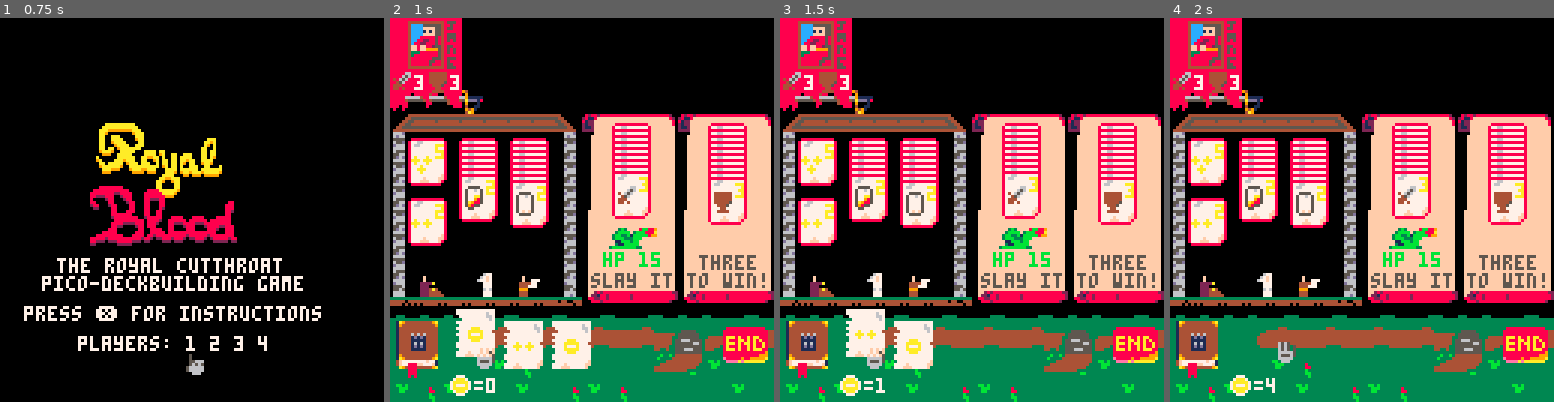
Above: before the commit, frames 1-4 (left to right).
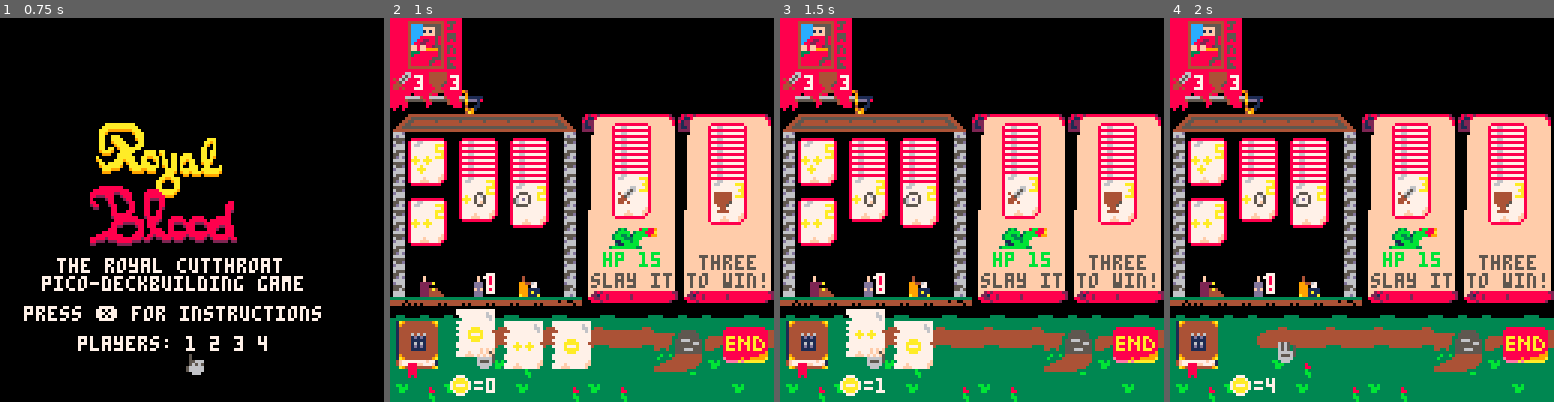
Above: after the commit, the same moments.

Repository: HingeAntoine/MedievalBuilder
Game: PICO-8 cartridge medievalbuilder.p8
Same seed, same stepped clock (60 frames per second), same inputs: the game is played once before the commit and once after it.
Inputs:
- Up to frame 1 (0.75 s): tap X (X key) at 0.33 s; tap O (Z key) at 0.7 s
- Up to frame 2 (1 s): no input
- Up to frame 3 (1.5 s): tap X (X key) at 1.07 s
- Up to frame 4 (2 s): hold Right from 1.6 s (still down); tap O (Z key) at 1.7 s; tap X (X key) at 1.85 s

Frame 1 is identical in both runs. In frame 2, 0.8% of the frame differs, in the area x 18-40%, y 43-73%; in frame 3, 0.8%; in frame 4, 0.8%.

Commit message:
Added peddler and medium

Diff:
--- a/medievalbuilder.p8
+++ b/medievalbuilder.p8
@@ -24,6 +24,8 @@
 resu_card=0
 
 hex_coin_val=0
+
+double_effect=false
 
 player_win=0
 start_screen=true
@@ -59,10 +61,6 @@
 --********************
 --*  job and quests  *
 --********************
-
---peddler
---the one of each
---next effect twice
 
 --job and quest constants
 job_banker=1
@@ -73,8 +71,8 @@
 quest_meep=6
 quest_grai=7
 quest_king=8
-job_witch =9
-job_psychi=10
+job_psychi=9
+job_peddler=10
 
 --card effects constants
 constcoin=0
@@ -86,6 +84,8 @@
 constdest=6
 constresu=7
 consthex =8
+constpredict=9
+constdouble=10
 constnill=99
 
 function init_jobs()
@@ -118,8 +118,8 @@
   	price=4,
   	inf=false},
  	low_card={
-  	card=create_card(42,{{constdraw,1}}),
-  	price=2,
+  	card=create_card(43,{{constdraw,2}}),
+  	price=3,
   	inf=false}
 	}
 
@@ -226,6 +226,40 @@
  	low_card={
   	card=create_card(0,{{constnil,0}}),
   	price=3,
+  	inf=false}
+	}
+
+	--todo
+	local medium={
+	 jobspr=15,
+ 	top_card={
+  	card=create_card(31,{{constpredict,1}}),
+  	price=6,
+  	inf=false},
+ 	med_card={
+  	card=create_card(31,{{constpredict,2}}),
+  	price=4,
+  	inf=false},
+ 	low_card={
+  	card=create_card(47,{{constpredict,1}}),
+  	price=2,
+  	inf=false}
+	}
+
+	--todo
+	local peddler={
+	 jobspr=57,
+ 	top_card={
+  	card=create_card(55,{{constdouble,1}}),
+  	price=6,
+  	inf=false},
+ 	med_card={
+  	card=create_card(39,{{constpredict,1},{constcoin,1},{constdraw,1}}),
+  	price=4,
+  	inf=false},
+ 	low_card={
+  	card=create_card(38,{{constcoin,1},{constdraw,1}}),
+  	price=2,
   	inf=false}
 	}
 
@@ -237,7 +271,9 @@
 	 dragon,
 	 soldiers,
 	 grail,
-	 king}
+	 king,
+	 medium,
+	 peddler}
 end
 
 jobs_drawn={}
@@ -344,14 +380,23 @@
 end
 
 function select_jobs()
+
+ --always select banker first
  jobs_drawn={job_banker}
+
+ -- then 2 at random in list
  local job_list={
   job_librar,
-  job_wizard,
-  job_priest
-  --[[job_witch,
+  --job_wizard,
+  job_priest,
   job_psychi,
-  job_mortic]]}
+  job_peddler}
+
+ if #players > 1 then
+  add(job_list, job_wizard)
+ end
+
+ -- 2 at random in this list
  local quest_list={
   quest_drag,
   quest_meep,
@@ -374,10 +419,16 @@
  for i=2,5 do
   create_stash(jobs_drawn[i],5+i)
  end
+
 end
 
 function play_card(c)
+
  foreach(c.effects,do_effect)
+ if double_effect then
+  foreach(c.effects,do_effect)
+  double_effect=false
+ end
 
  del(cards_hand,c)
  add(cards_played,c)
@@ -445,6 +496,8 @@
   curr_selected_player=1
   hex_coin_val=eff_param
   hex_select=true
+ elseif eff_type==constdouble then
+  double_effect=true
  end
 end
 
@@ -1098,14 +1151,14 @@
 0094000004000400033bbb80000000000000000065577f500a0057f50000a00005666660065556500577775057f557f5005775009990000018a8a8d000000000
 000000000000000033bbb38800000000000000003447773000000550000aaa000566666006666600057f7f50055005500057f500444000000111110000000000
 000000000000000000000000000000000000000003444443000000000000a0000006660000666000005555000000000000055000444000000000000000000000
-00000000000000004440444000555500000000000550055000067700000088800000000000000000000000000000000000060006000000000000000000000000
-0444444000000000445044500577675000000000576557650067f700000899a806565000000000000000066000000000406040600003b300008bb88900000000
-0444444044404440040004000577775005500550598559850677f700000a00080656505000000000000065600006000604000400003bbbb03bbb888a00000000
-0444444044404440444044400577aa5057655765585558500007770080800008065650500000000004065600406040604040404003bb33b1bbbbb89900000000
-0444445044504450004440000577985059855985055765000007770098900889066666500000000000456000040004000000060003bbb333bbb0000000000000
-00444500040004000044500005a988505850585000598500000676008a80899006555650000000000444000040404040004060000011bbb3bb00000000000000
-00044000444044400004000005985500050005000058500000077700a0a88888066666000000000004404000000000000004000000311bbbbb00000000000000
-00444400000000000044400000550000000000000005000000077700000aaaaa00666000000000000000000000000000004040003bbbbbbbb330000000000000
+00000000000000004440444000555500000000000550055000067700000088800000000000007770000000000000000000060006000000000000000000000000
+0444444000000000445044500577675000000000576557650067f700000899a8065650000f0778700000066000000000406040600003b300008bb88900000000
+0444444044404440040004000577775005500550598559850677f700000a0008065650500f007870000065600006000604000400003bbbb03bbb888a00000000
+0444444044404440444044400577aa505765576558555850000777008080000806565050ddd0787004065600406040604040404003bb33b1bbbbb89900000000
+044444504450445000444000057798505985598505576500000777009890088906666650ddd0777000456000040004000000060003bbb333bbb0000000000000
+00444500040004000044500005a988505850585000598500000676008a80899006555650fdf078700444000040404040004060000011bbb3bb00000000000000
+00044000444044400004000005985500050005000058500000077700a0a8888806666600ddd0777004404000000000000004000000311bbbbb00000000000000
+00444400000000000044400000550000000000000005000000077700000aaaaa00666000ddd000000000000000000000004040003bbbbbbbb330000000000000
 000fff1f000000077700000000000000000000000000000000000000000000000000000000000000000000000000000000000000000000000000000000000000
 00ff1ff1000000771110000000000000000000000000000000000000000000000000000000000000000000000000000000000000000000000000000000000000
 0f1fff11000077711777000000000000000000000000000000000000000000000000000000000000000000000000000044404444000000000000000000000000
